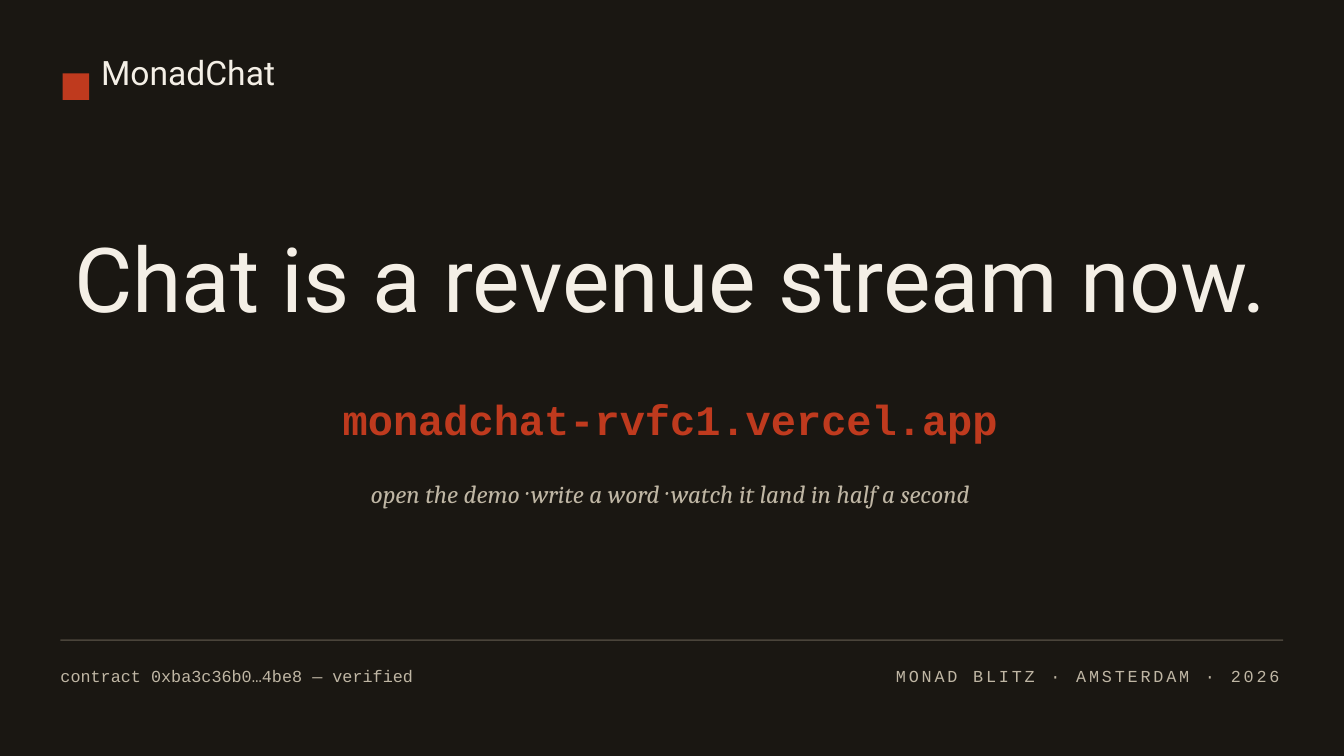
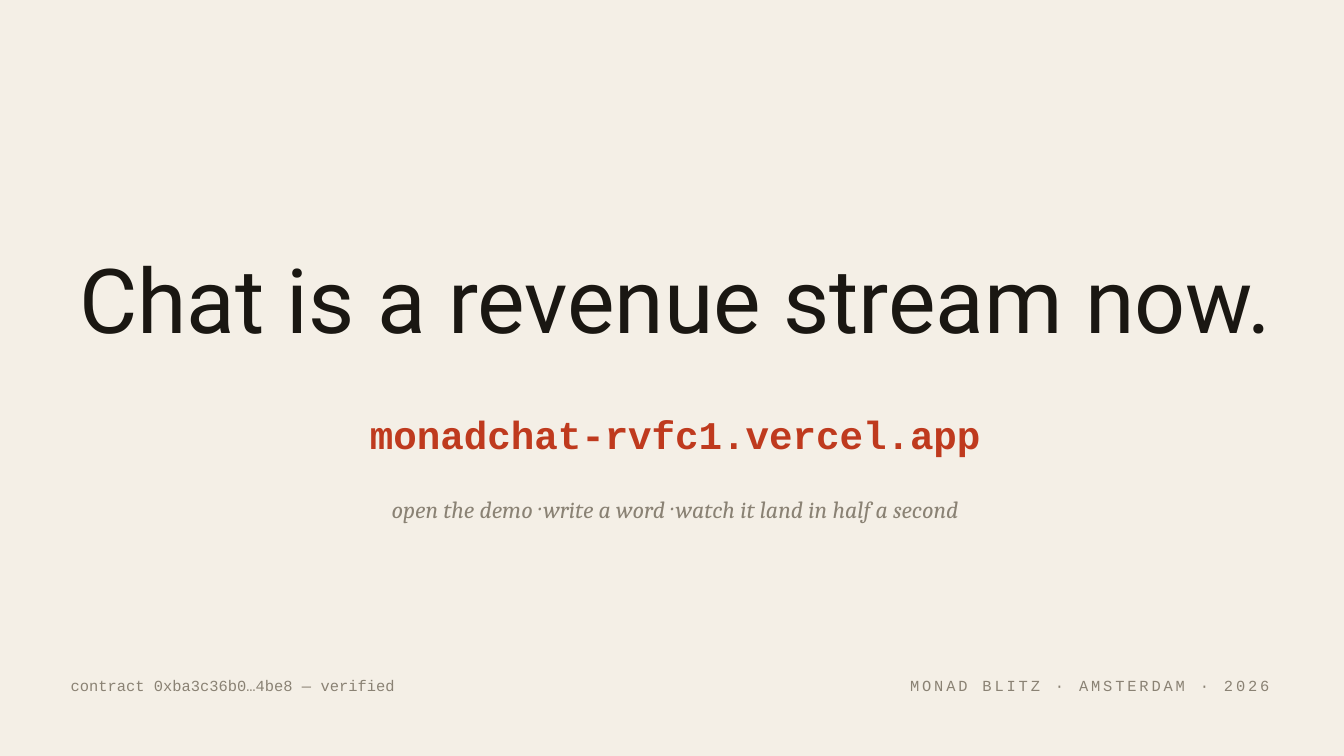
Before and after one commit to Nikita-sud/MonadChat, a slide deck: slide 7 of MonadChat-pitch.pptx. Drawn at 1344x756 pixels with LibreOffice and Linux fonts; fonts in the diff are those of the drawing. Boxes give left, top, right and bottom in pixels: in the first picture for what was removed or moved away, otherwise in the second. Text is boxed around its words. In the diff, an @@ line names an element or a change of style, - is before the commit and + after.

```diff
--- a/MonadChat-pitch.pptx
+++ b/MonadChat-pitch.pptx
@@ background #1A1712 to #F4EFE6 @@
@@ text removed at [101, 59, 275, 86] @@
-MonadChat
@@ rectangle removed at [63, 74, 89, 100] @@
@@ text "Chat is a revenue stream ...": place and size @@
-text "Chat is a revenue stream ..." at [74, 244, 1266, 313]
+text "Chat is a revenue stream ..." at [79, 265, 1271, 334]
@@ text "Chat is a revenue stream ..." at [79, 265, 1271, 334]: text colour #F4EFE6 to #1A1712 @@
@@ text "monadchat-rvfc1.vercel.app": place and size @@
-text "monadchat-rvfc1.vercel.app" at [343, 404, 998, 444]
+text "monadchat-rvfc1.vercel.app" at [370, 420, 981, 457]
@@ text "monadchat-rvfc1.vercel.app" at [370, 420, 981, 457]: size 30 to 28 pt @@
@@ text "open the demo · write ...": place and size @@
-text "open the demo · write ..." at [371, 485, 970, 509]
+text "open the demo · write ..." at [392, 501, 958, 523]
@@ text "open the demo · write ..." at [392, 501, 958, 523]: size 18 to 17 pt, text colour #BFB6A4 to #8A8274 @@
@@ line removed from (60, 640) to (1284, 640) @@
@@ text "contract 0xba3c36b0…4be8 — verified" at [71, 680, 395, 691]: size 12 to 11 pt, text colour #BFB6A4 to #8A8274 @@
@@ text "contract 0xba3c36b0…4be8 — verified": place and size @@
-text "contract 0xba3c36b0…4be8 — verified" at [60, 670, 413, 682]
+text "contract 0xba3c36b0…4be8 — verified" at [71, 680, 395, 691]
@@ text "MONAD BLITZ · AMSTERDAM · ...": place and size @@
-text "MONAD BLITZ · AMSTERDAM · ..." at [896, 671, 1280, 682]
+text "MONAD BLITZ · AMSTERDAM · ..." at [910, 681, 1269, 691]
@@ text "MONAD BLITZ · AMSTERDAM · ..." at [910, 681, 1269, 691]: size 12 to 11 pt, text colour #BFB6A4 to #8A8274 @@
```
Also in this commit, not shown: 6 other slides changed.
